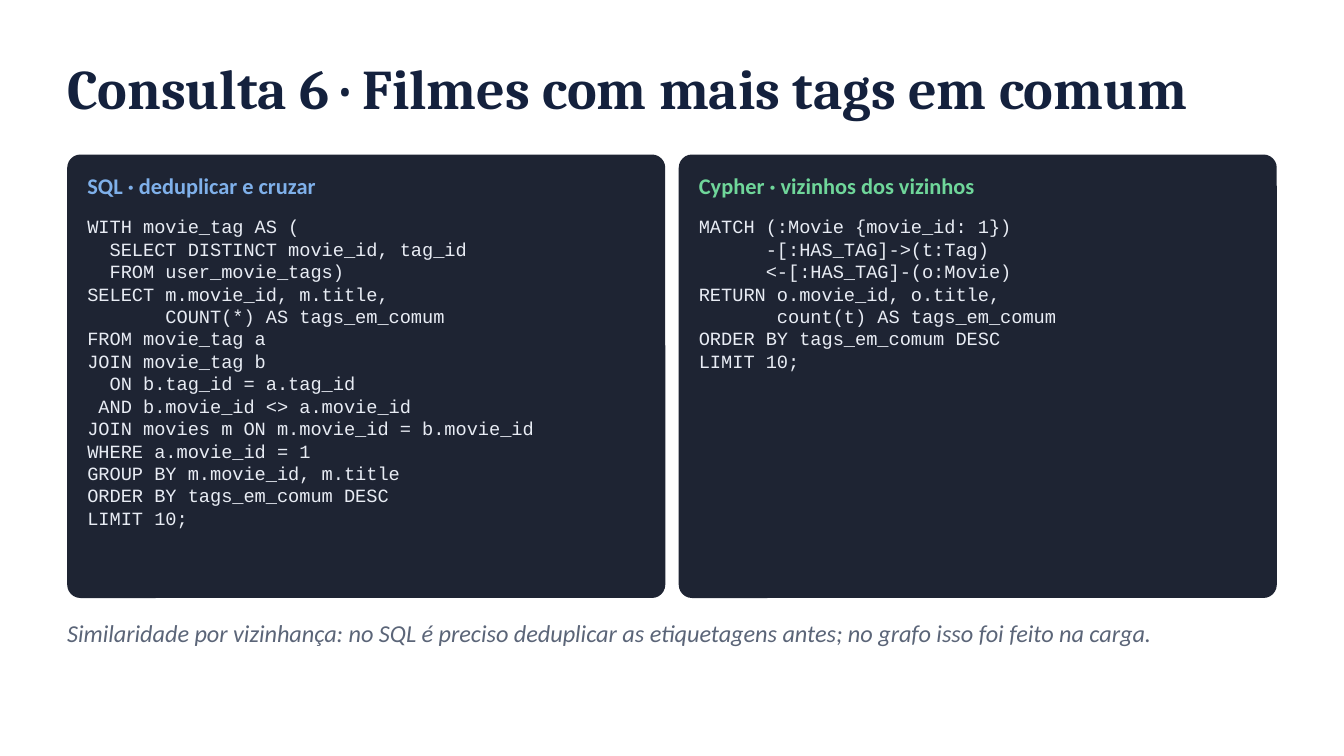
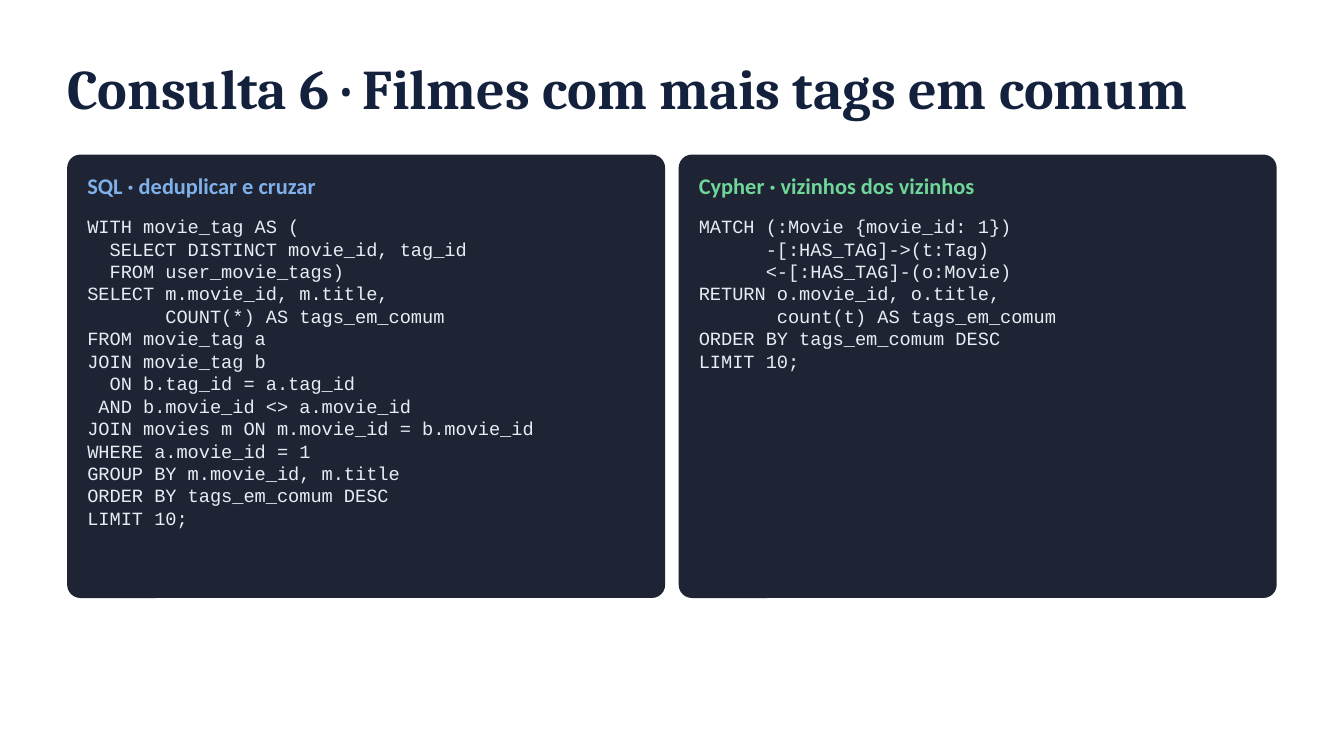
Before and after one commit to FineiasAntonio/BancoDeDados, a slide deck: slide 11 of docs/apresentacao.pptx (slide 12 before the commit). Drawn at 1344x756 pixels with LibreOffice and Linux fonts; fonts in the diff are those of the drawing. Boxes give left, top, right and bottom in pixels: in the first picture for what was removed or moved away, otherwise in the second. Text is boxed around its words. In the diff, an @@ line names an element or a change of style, - is before the commit and + after.

```diff
--- a/docs/apresentacao.pptx
+++ b/docs/apresentacao.pptx
@@ text removed at (x1=67, y1=625, x2=1151, y2=646) @@
-Similaridade por vizinhança: no SQL é preciso deduplicar as etiquetagens antes; no grafo isso foi feito na carga.
```
Also in this commit, not shown: 9 other slides changed, 2 slides removed.
